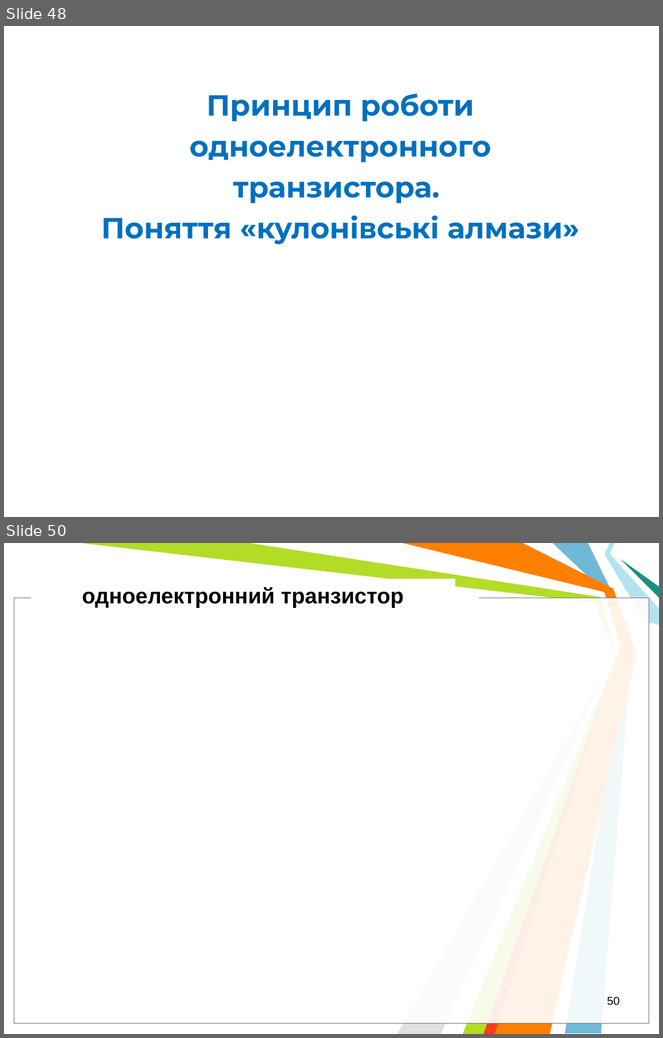
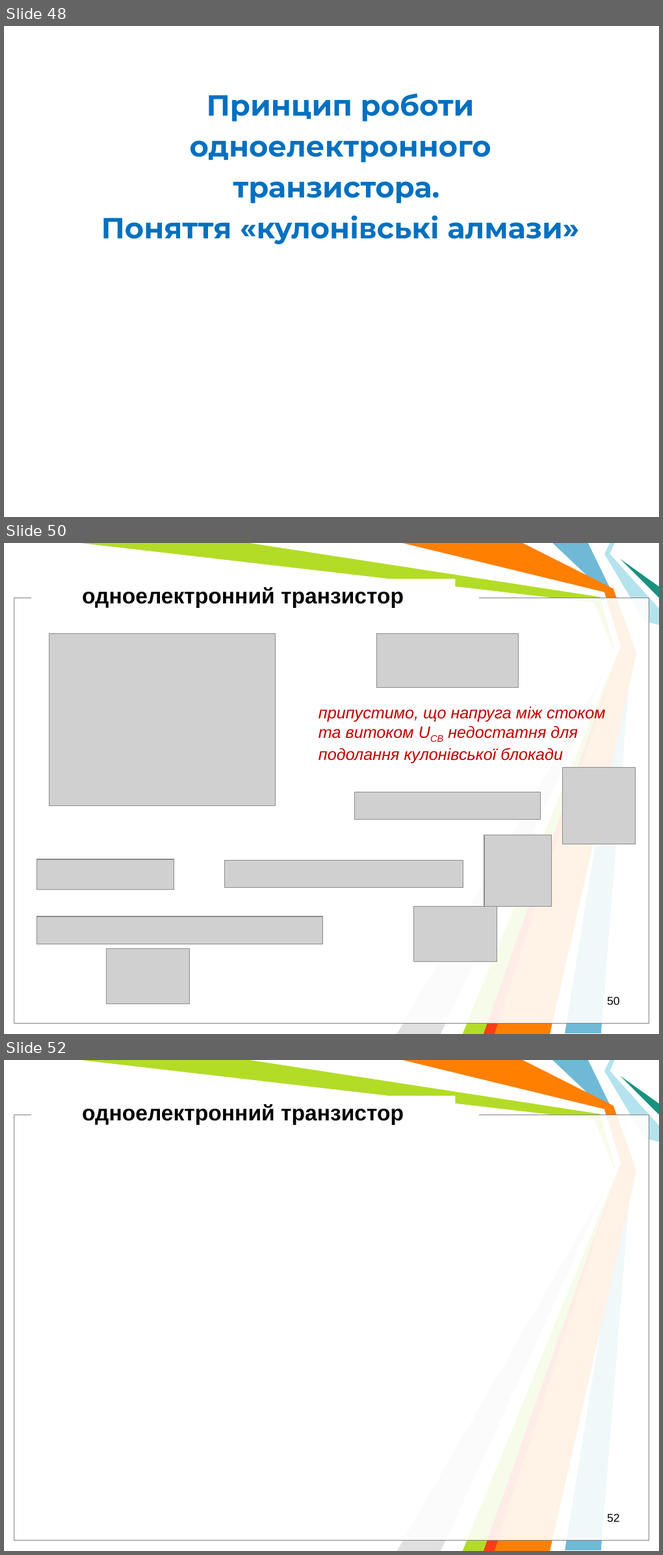
Before and after one commit to l432/NMK, a slide deck: Lecture/Nanoelectronika/Present/NanoelectronV2.ppt. Shown one above the other, each under a label of ours: slides 48 and 50 before the commit, slides 48, 50 and 52 after it; the slides between them are not shown. The pictures are 663x1038 and 663x1555 pixels, drawn with LibreOffice and Linux fonts; fonts in the diff are those of the drawing; grey boxes stand for pictures; background and template pictures are left out. Boxes give left, top, right and bottom in pixels: in the first picture for what was removed or moved away, otherwise in the second. Text is boxed around its words. In the diff, an @@ line names an element or a change of style, - is before the commit and + after.

```diff
--- a/Lecture/Nanoelectronika/Present/NanoelectronV2.ppt
+++ b/Lecture/Nanoelectronika/Present/NanoelectronV2.ppt
@@ slide 50 added at (4,543,659,1034), background #FFFFFF; not listed: 11 template elements that a slide beside it also shows @@
@@ text added at (82,587,404,608), 24 pt, text #000000, bold @@
+одноелектронний транзистор
@@ picture added at (50,634,275,806) @@
@@ picture added at (377,634,519,688) @@
@@ text added at (319,706,605,764), 18 pt, text #C00000, italic @@
+припустимо, що напруга між стоком та витоком UСВ недостатня для подолання кулонівської блокади
@@ picture added at (562,767,635,845) @@
@@ picture added at (354,792,541,819) @@
@@ picture added at (484,835,552,906) @@
@@ picture added at (36,860,174,889) @@
@@ picture added at (225,860,463,887) @@
@@ picture added at (414,906,497,962) @@
@@ picture added at (36,917,322,944) @@
@@ picture added at (106,949,189,1004) @@
@@ page number added at (607,997,620,1005), 12.5 pt, text #000000 @@
+50
@@ what was slide 50 is now slide 52 @@
@@ page number at (607,1514,620,1522): text changed @@
-50
+52
```
Also in this commit, not shown: 2 other slides added, 2 slides removed.
